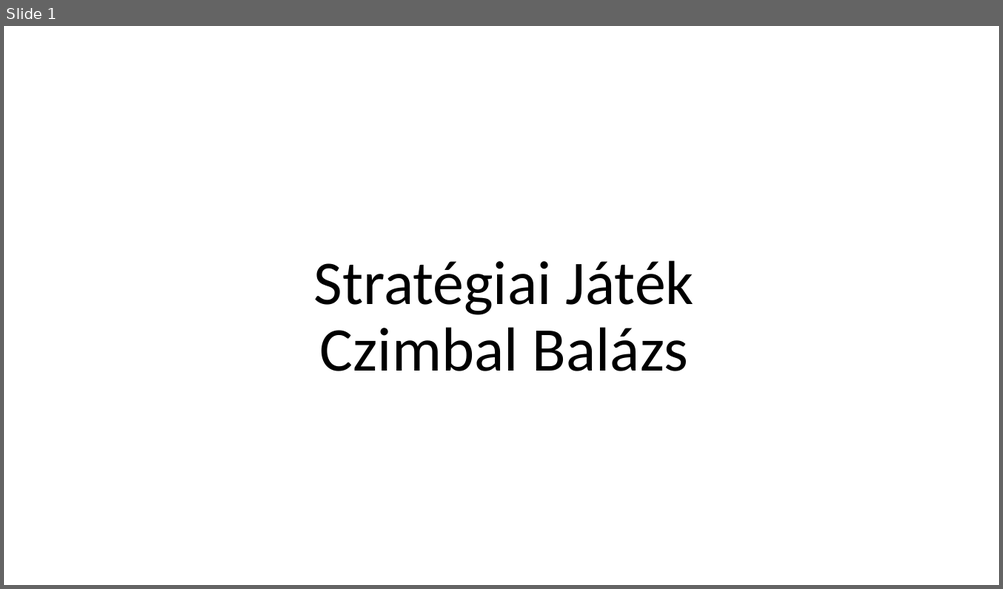
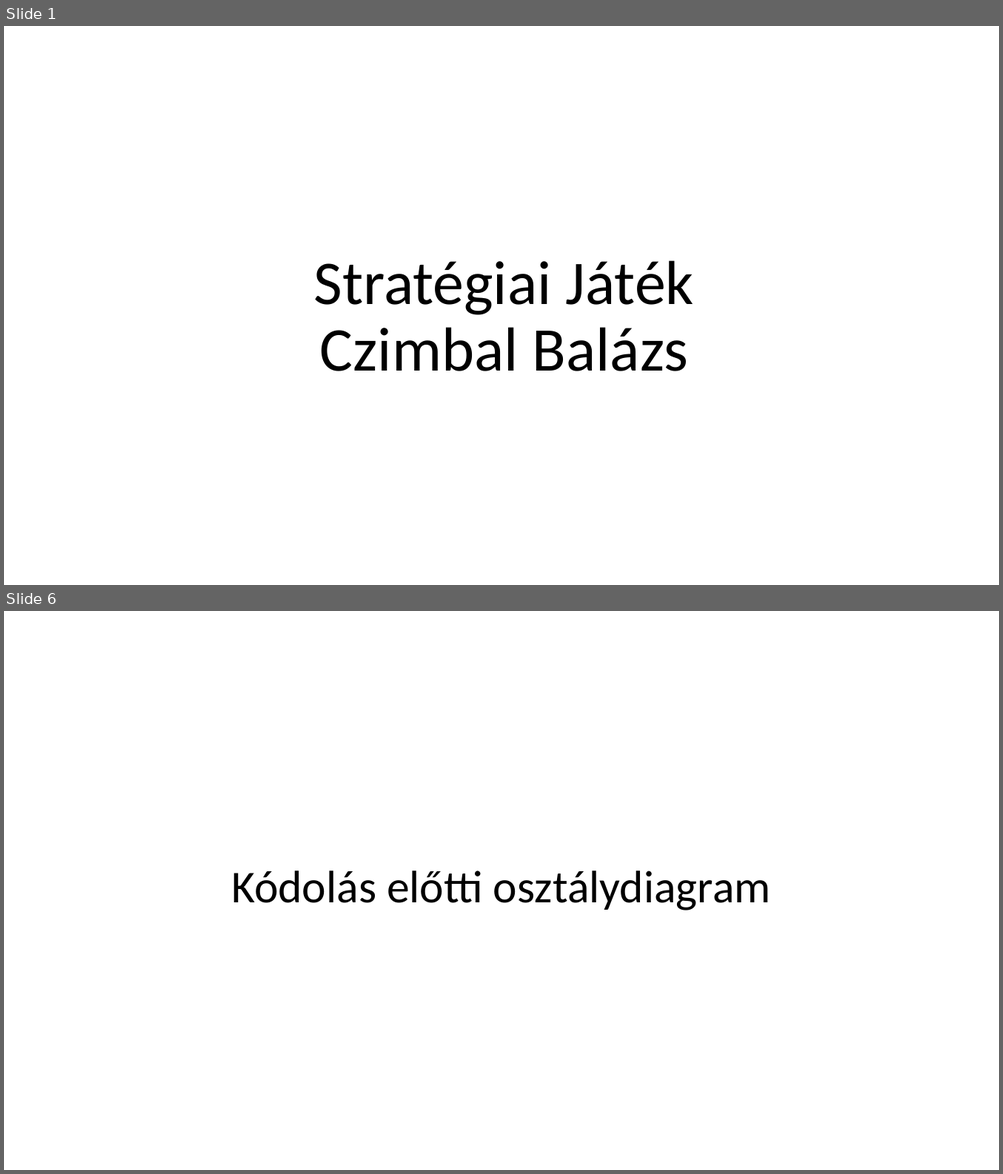
Before and after one commit to cimbi01/NagyBeadando, a slide deck: StatégiaiJáték.pptx. Shown one above the other, each under a label of ours: slide 1 before the commit, slides 1 and 6 after it; the slides between them are not shown. The pictures are 1003x589 and 1003x1174 pixels, drawn with LibreOffice and Linux fonts; fonts in the diff are those of the drawing; background and template pictures are left out. Boxes give left, top, right and bottom in pixels: in the first picture for what was removed or moved away, otherwise in the second. Text is boxed around its words. In the diff, an @@ line names an element or a change of style, - is before the commit and + after.

```diff
--- a/StatégiaiJáték.pptx
+++ b/StatégiaiJáték.pptx
@@ slide 6 added at [4, 611, 999, 1170], background picture (left out) @@
@@ title added at [231, 871, 771, 911], 44 pt, text #000000 @@
+Kódolás előtti osztálydiagram
```
Also in this commit, not shown: 9 other slides added.
